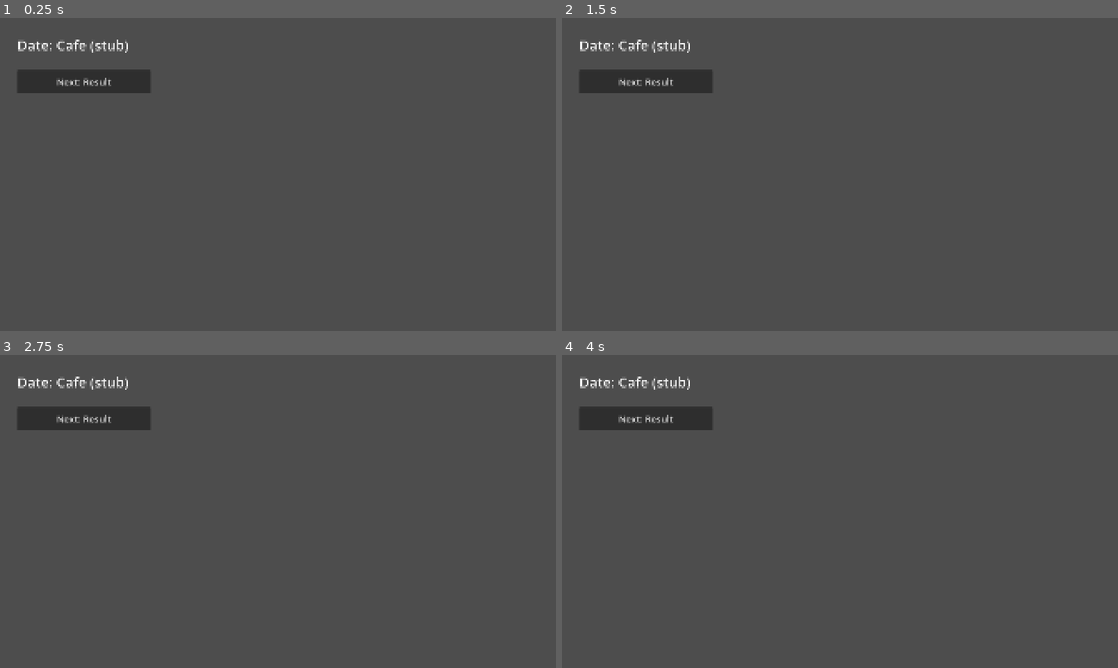
Above: before the commit, frames 1-4 (two rows, left to right).
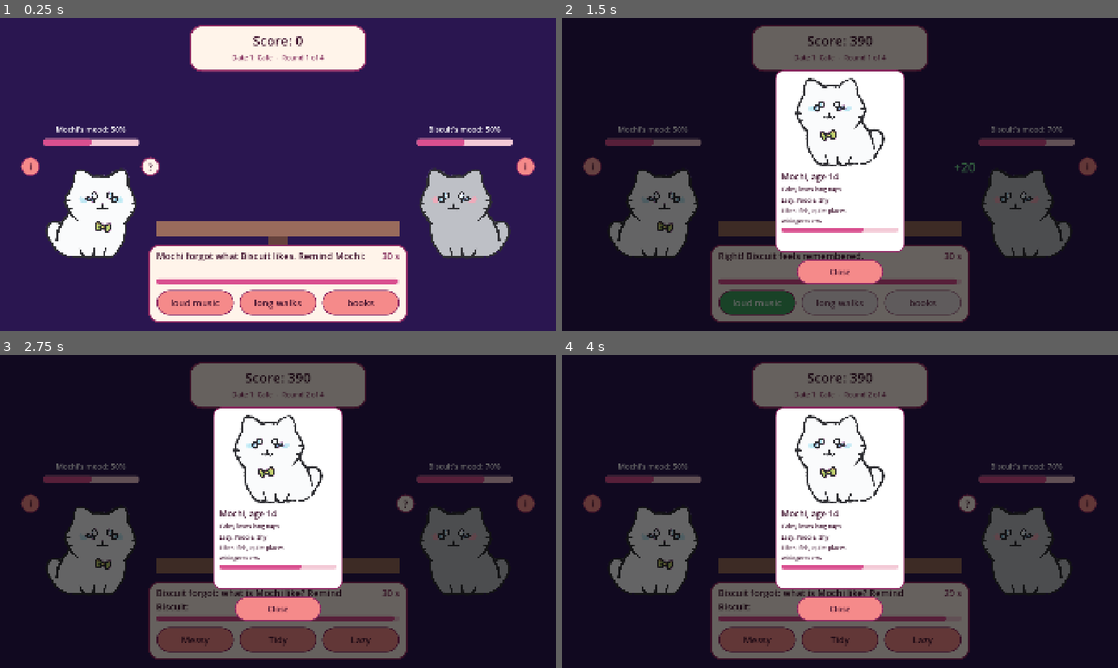
Above: after the commit, the same moments.

Repository: aruorg/pawfect-match-game
Game: Godot game, scene res://scenes/date.tscn
The game is run twice, just before and just after one commit, with the same random seed, the same clock (stepped at 60 frames per second) and the same inputs. This scene is started directly instead of the project's main scene.
Inputs (mouse positions are in pixels of both pictures, inside the frame that each line leads up to):
- Up to frame 1 (0.25 s): no input
- Up to frame 2 (1.5 s): click (756, 302) at 0.5 s, where only the run after the commit has a clickable "loud music"; click (589, 168) at 1.25 s, where only the run after the commit has a clickable "i"
- Up to frame 3 (2.75 s): click (528, 505) at 2 s, where only the run after the commit has a clickable "i"
- Up to frame 4 (4 s): click (756, 639) at 2.75 s, where only the run after the commit has a clickable "Messy"; click (840, 639) at 3.5 s, where only the run after the commit has a clickable "Tidy"

The runs differ from the first frame. In frame 1, 100% of the frame differs, in the area x 0-100%, y 0-100%; in frame 2, 91%; in frame 3, 90%; in frame 4, 90%.

Commit message:
Build cafe date with timed quiz, mood meters and profile popups
Co-Authored-By: Claude Fable 5.2 <noreply@anthropic.com>

Diff:
--- a/scenes/date.tscn
+++ b/scenes/date.tscn
@@ -1,6 +1,10 @@
-[gd_scene load_steps=2 format=3]
+[gd_scene load_steps=4 format=3]
 
 [ext_resource type="Script" path="res://scripts/date.gd" id="1_script"]
+
+[ext_resource type="Theme" path="res://assets/ui/lofi_theme.tres" id="2_theme"]
+
+[ext_resource type="PackedScene" path="res://scenes/cat_card.tscn" id="3_card"]
 
 [node name="Date" type="Control"]
 layout_mode = 3
@@ -9,24 +13,292 @@
 anchor_bottom = 1.0
 grow_horizontal = 2
 grow_vertical = 2
+theme = ExtResource("2_theme")
 script = ExtResource("1_script")
 
-[node name="TitleLabel" type="Label" parent="."]
-layout_mode = 0
-offset_left = 60.0
-offset_top = 60.0
-offset_right = 1000.0
-offset_bottom = 140.0
-theme_override_font_sizes/font_size = 48
-text = "Date: Cafe (stub)"
-
-[node name="NextButton" type="Button" parent="."]
-layout_mode = 0
-offset_left = 60.0
+[node name="Background" type="ColorRect" parent="."]
+layout_mode = 1
+anchors_preset = 15
+anchor_right = 1.0
+anchor_bottom = 1.0
+grow_horizontal = 2
+grow_vertical = 2
+color = Color(0.165, 0.086, 0.314, 1)
+
+[node name="TableLeg" type="ColorRect" parent="."]
+layout_mode = 0
+offset_left = 924.0
+offset_top = 754.0
+offset_right = 996.0
+offset_bottom = 780.0
+color = Color(0.4, 0.26, 0.24, 1)
+
+[node name="TableTop" type="ColorRect" parent="."]
+layout_mode = 0
+offset_left = 540.0
+offset_top = 700.0
+offset_right = 1380.0
+offset_bottom = 754.0
+color = Color(0.6, 0.42, 0.36, 1)
+
+[node name="TopPanel" type="Panel" parent="."]
+layout_mode = 0
+offset_left = 654.0
+offset_top = 24.0
+offset_right = 1266.0
+offset_bottom = 186.0
+
+[node name="ScoreLabel" type="Label" parent="TopPanel"]
+layout_mode = 0
+offset_top = 21.0
+offset_right = 612.0
+offset_bottom = 87.0
+theme_override_font_sizes/font_size = 46
+text = "Score: 0"
+horizontal_alignment = 1
+
+[node name="RoundLabel" type="Label" parent="TopPanel"]
+layout_mode = 0
+offset_top = 96.0
+offset_right = 612.0
+offset_bottom = 135.0
+theme_override_colors/font_color = Color(0.478, 0.122, 0.322, 1)
+theme_override_font_sizes/font_size = 24
+text = "Date 1: Cafe  -  Round 1 of 4"
+horizontal_alignment = 1
+
+[node name="MoodLabelA" type="Label" parent="."]
+layout_mode = 0
+offset_left = 120.0
+offset_top = 366.0
+offset_right = 510.0
+offset_bottom = 408.0
+theme_override_colors/font_color = Color(1, 1, 1, 1)
+theme_override_font_sizes/font_size = 26
+text = "Cat's mood: 0%"
+horizontal_alignment = 1
+
+[node name="MoodBarA" type="ProgressBar" parent="."]
+layout_mode = 0
+offset_left = 150.0
+offset_top = 417.0
+offset_right = 480.0
+offset_bottom = 441.0
+show_percentage = false
+
+[node name="CatAPicture" type="TextureRect" parent="."]
+layout_mode = 0
+offset_left = 150.0
+offset_top = 465.0
+offset_right = 480.0
+offset_bottom = 885.0
+expand_mode = 1
+stretch_mode = 5
+
+[node name="MoodLabelB" type="Label" parent="."]
+layout_mode = 0
+offset_left = 1410.0
+offset_top = 366.0
+offset_right = 1800.0
+offset_bottom = 408.0
+theme_override_colors/font_color = Color(1, 1, 1, 1)
+theme_override_font_sizes/font_size = 26
+text = "Cat's mood: 0%"
+horizontal_alignment = 1
+
+[node name="MoodBarB" type="ProgressBar" parent="."]
+layout_mode = 0
+offset_left = 1440.0
+offset_top = 417.0
+offset_right = 1770.0
+offset_bottom = 441.0
+show_percentage = false
+
+[node name="CatBPicture" type="TextureRect" parent="."]
+layout_mode = 0
+offset_left = 1440.0
+offset_top = 465.0
+offset_right = 1770.0
+offset_bottom = 885.0
+expand_mode = 1
+stretch_mode = 5
+
+[node name="QuestionPanel" type="Panel" parent="."]
+layout_mode = 0
+offset_left = 510.0
+offset_top = 780.0
+offset_right = 1410.0
+offset_bottom = 1053.0
+
+[node name="QuestionLabel" type="Label" parent="QuestionPanel"]
+layout_mode = 0
+offset_left = 30.0
+offset_top = 18.0
+offset_right = 750.0
+offset_bottom = 108.0
+theme_override_font_sizes/font_size = 32
+text = "Question"
+autowrap_mode = 3
+
+[node name="TimeLabel" type="Label" parent="QuestionPanel"]
+layout_mode = 0
+offset_left = 760.0
+offset_top = 18.0
+offset_right = 870.0
+offset_bottom = 66.0
+theme_override_colors/font_color = Color(0.478, 0.122, 0.322, 1)
+theme_override_font_sizes/font_size = 32
+text = "30 s"
+horizontal_alignment = 2
+
+[node name="TimerBar" type="ProgressBar" parent="QuestionPanel"]
+layout_mode = 0
+offset_left = 30.0
+offset_top = 120.0
+offset_right = 870.0
+offset_bottom = 138.0
+max_value = 30.0
+value = 30.0
+show_percentage = false
+
+[node name="Options" type="HBoxContainer" parent="QuestionPanel"]
+layout_mode = 0
+offset_left = 30.0
+offset_top = 159.0
+offset_right = 870.0
+offset_bottom = 246.0
+theme_override_constants/separation = 18
+
+[node name="Option1" type="Button" parent="QuestionPanel/Options"]
+layout_mode = 2
+size_flags_horizontal = 3
+theme_override_font_sizes/font_size = 32
+text = "Option 1"
+
+[node name="Option2" type="Button" parent="QuestionPanel/Options"]
+layout_mode = 2
+size_flags_horizontal = 3
+theme_override_font_sizes/font_size = 32
+text = "Option 2"
+
+[node name="Option3" type="Button" parent="QuestionPanel/Options"]
+layout_mode = 2
+size_flags_horizontal = 3
+theme_override_font_sizes/font_size = 32
+text = "Option 3"
+
+[node name="ProfileBubbleA" type="Button" parent="."]
+layout_mode = 0
+offset_left = 72.0
+offset_top = 480.0
+offset_right = 138.0
+offset_bottom = 546.0
+theme_override_font_sizes/font_size = 30
+text = "i"
+
+[node name="ProfileBubbleB" type="Button" parent="."]
+layout_mode = 0
+offset_left = 1782.0
+offset_top = 480.0
+offset_right = 1848.0
+offset_bottom = 546.0
+theme_override_font_sizes/font_size = 30
+text = "i"
+
+[node name="HelpBubbleA" type="Panel" parent="."]
+visible = false
+layout_mode = 0
+offset_left = 486.0
+offset_top = 480.0
+offset_right = 552.0
+offset_bottom = 546.0
+
+[node name="Label" type="Label" parent="HelpBubbleA"]
+layout_mode = 0
+offset_right = 66.0
+offset_bottom = 66.0
+theme_override_font_sizes/font_size = 36
+text = "?"
+horizontal_alignment = 1
+vertical_alignment = 1
+
+[node name="HelpBubbleB" type="Panel" parent="."]
+visible = false
+layout_mode = 0
+offset_left = 1368.0
+offset_top = 480.0
+offset_right = 1434.0
+offset_bottom = 546.0
+
+[node name="Label" type="Label" parent="HelpBubbleB"]
+layout_mode = 0
+offset_right = 66.0
+offset_bottom = 66.0
+theme_override_font_sizes/font_size = 36
+text = "?"
+horizontal_alignment = 1
+vertical_alignment = 1
+
+[node name="MoodChangeA" type="Label" parent="."]
+visible = false
+layout_mode = 0
+offset_left = 492.0
+offset_top = 483.0
+offset_right = 642.0
+offset_bottom = 543.0
+theme_override_colors/font_color = Color(1, 1, 1, 1)
+theme_override_font_sizes/font_size = 44
+text = "+20"
+horizontal_alignment = 0
+
+[node name="MoodChangeB" type="Label" parent="."]
+visible = false
+layout_mode = 0
+offset_left = 1278.0
+offset_top = 483.0
+offset_right = 1428.0
+offset_bottom = 543.0
+theme_override_colors/font_color = Color(1, 1, 1, 1)
+theme_override_font_sizes/font_size = 44
+text = "+20"
+horizontal_alignment = 2
+
+[node name="ProfilePopup" type="Control" parent="."]
+visible = false
+layout_mode = 1
+anchors_preset = 15
+anchor_right = 1.0
+anchor_bottom = 1.0
+grow_horizontal = 2
+grow_vertical = 2
+
+[node name="Dim" type="ColorRect" parent="ProfilePopup"]
+layout_mode = 1
+anchors_preset = 15
+anchor_right = 1.0
+anchor_bottom = 1.0
+grow_horizontal = 2
+grow_vertical = 2
+color = Color(0, 0, 0, 0.6)
+
+[node name="ProfileCard" parent="ProfilePopup" instance=ExtResource("3_card")]
+layout_mode = 0
+offset_left = 735.0
 offset_top = 180.0
-offset_right = 520.0
-offset_bottom = 260.0
-theme_override_font_sizes/font_size = 32
-text = "Next: Result"
-
-[connection signal="pressed" from="NextButton" to="." method="_on_next_button_pressed"]
+offset_right = 1185.0
+offset_bottom = 810.0
+
+[node name="CloseButton" type="Button" parent="ProfilePopup"]
+layout_mode = 0
+offset_left = 810.0
+offset_top = 834.0
+offset_right = 1110.0
+offset_bottom = 918.0
+theme_override_font_sizes/font_size = 28
+text = "Close"
+
+[connection signal="pressed" from="ProfileBubbleA" to="." method="_on_profile_bubble_a_pressed"]
+
+[connection signal="pressed" from="ProfileBubbleB" to="." method="_on_profile_bubble_b_pressed"]
+
+[connection signal="pressed" from="ProfilePopup/CloseButton" to="." method="_on_profile_close_button_pressed"]
--- a/scripts/cat_data.gd
+++ b/scripts/cat_data.gd
@@ -4,6 +4,8 @@
 ##
 ## Each cat is a Dictionary (a set of "key: value" pairs).
 ## The values are placeholders taken from the design canvas.
+## "faces" says which way the cat looks in its picture ("left" or "right"),
+## so screens can mirror it when it should look the other way.
 ## Other scripts read the list with: CatData.CATS
 
 const CATS := [
@@ -15,6 +17,7 @@
 		"likes": ["fish", "quiet places"],
 		"willingness": 70,
 		"image": "res://assets/cats/mochi.png",
+		"faces": "left",
 	},
 	{
 		"name": "Biscuit",
@@ -24,6 +27,7 @@
 		"likes": ["fish", "loud music"],
 		"willingness": 40,
 		"image": "res://assets/cats/biscuit.png",
+		"faces": "left",
 	},
 	{
 		"name": "Pepper",
@@ -33,5 +37,6 @@
 		"likes": ["books", "rainy days"],
 		"willingness": 55,
 		"image": "res://assets/cats/pepper.png",
+		"faces": "right",
 	},
 ]
--- a/scripts/date.gd
+++ b/scripts/date.gd
@@ -1,6 +1,265 @@
 extends Control
-## Date screen (cafe). Stub for now: only a title and a button.
-
-
-func _on_next_button_pressed() -> void:
+## Date screen (cafe): a short quiz about the two cats.
+## Right answers raise a cat's mood, wrong answers and timeouts lower it.
+
+# --- Numbers that decide how the date plays. Change these to tune the game. ---
+
+## Seconds the player has for each question.
+const ROUND_SECONDS := 30.0
+## Seconds the "right / wrong" message stays before the next question.
+const FEEDBACK_SECONDS := 1.5
+
+## Starting mood = START_MOOD + MOOD_PER_HEART for every compatibility heart.
+const START_MOOD := 20
+const MOOD_PER_HEART := 10
+## How much a cat's mood changes after a question about that cat.
+const MOOD_RIGHT := 20
+const MOOD_WRONG := -15
+## A cat "loved it" if its mood is at least this high when the date ends.
+const LOVED_IT_MOOD := 60
+
+## Button colours after answering: the right answer and a wrong pick.
+const RIGHT_COLOR := Color(0.25, 0.65, 0.38)
+const WRONG_COLOR := Color(0.85, 0.28, 0.28)
+## Lighter versions for the "+20" / "-15" text on the dark background.
+const MOOD_UP_COLOR := Color(0.5, 0.95, 0.62)
+const MOOD_DOWN_COLOR := Color(1.0, 0.5, 0.5)
+
+const SCORE_RIGHT := 100
+const SCORE_PER_SECOND_LEFT := 10
+
+# --- What is happening right now ---
+
+var cat_a: Dictionary = {}
+var cat_b: Dictionary = {}
+var mood_a: int = 0
+var mood_b: int = 0
+var score: int = 0
+
+var questions: Array = []
+var round_index: int = 0       # 0 = first round
+var time_left: float = 0.0
+var waiting_for_answer: bool = false
+
+# --- Nodes from the scene ---
+
+@onready var score_label: Label = $TopPanel/ScoreLabel
+@onready var round_label: Label = $TopPanel/RoundLabel
+@onready var picture_a: TextureRect = $CatAPicture
+@onready var picture_b: TextureRect = $CatBPicture
+@onready var mood_label_a: Label = $MoodLabelA
+@onready var mood_label_b: Label = $MoodLabelB
+@onready var mood_bar_a: ProgressBar = $MoodBarA
+@onready var mood_bar_b: ProgressBar = $MoodBarB
+@onready var question_label: Label = $QuestionPanel/QuestionLabel
+@onready var time_label: Label = $QuestionPanel/TimeLabel
+@onready var timer_bar: ProgressBar = $QuestionPanel/TimerBar
+@onready var option_buttons: Array = [
+	$QuestionPanel/Options/Option1,
+	$QuestionPanel/Options/Option2,
+	$QuestionPanel/Options/Option3,
+]
+@onready var help_bubble_a: Panel = $HelpBubbleA
+@onready var help_bubble_b: Panel = $HelpBubbleB
+@onready var mood_change_a: Label = $MoodChangeA
+@onready var mood_change_b: Label = $MoodChangeB
+@onready var profile_popup: Control = $ProfilePopup
+@onready var profile_card = $ProfilePopup/ProfileCard
+
+
+func _ready() -> void:
+	# If this screen is run on its own for testing (F6), use the first two cats.
+	if GameState.cat_a.is_empty() or GameState.cat_b.is_empty():
+		GameState.cat_a = CatData.CATS[0]
+		GameState.cat_b = CatData.CATS[1]
+	cat_a = GameState.cat_a
+	cat_b = GameState.cat_b
+
+	picture_a.texture = load(cat_a["image"])
+	picture_b.texture = load(cat_b["image"])
+
+	# Mirror a picture when the cat would look away from the table.
+	# The left cat should look right, the right cat should look left.
+	picture_a.flip_h = cat_a["faces"] == "left"
+	picture_b.flip_h = cat_b["faces"] == "right"
+
+	# Better matched cats start the date in a better mood.
+	var hearts: int = Compatibility.check(cat_a, cat_b)["hearts"]
+	mood_a = START_MOOD + MOOD_PER_HEART * hearts
+	mood_b = mood_a
+
+	questions = DateQuestions.make_questions(cat_a, cat_b)
+
+	# Tell each answer button to call _on_option_pressed with its own number.
+	for i in option_buttons.size():
+		option_buttons[i].pressed.connect(_on_option_pressed.bind(i))
+
+	timer_bar.max_value = ROUND_SECONDS
+	_update_display()
+	_start_round()
+
+
+## Godot calls _process many times per second. "delta" is the time since the
+## last call, so subtracting it makes time_left count down in real seconds.
+func _process(delta: float) -> void:
+	if not waiting_for_answer:
+		return
+	time_left -= delta
+	timer_bar.value = time_left
+	time_label.text = "%d s" % ceili(time_left)
+	if time_left <= 0.0:
+		_finish_round("")  # empty answer = the player ran out of time
+
+
+func _start_round() -> void:
+	var question: Dictionary = questions[round_index]
+	round_label.text = "Date 1: Cafe  -  Round %d of %d" % [round_index + 1, questions.size()]
+	question_label.text = question["text"]
+	for i in option_buttons.size():
+		option_buttons[i].text = question["options"][i]
+		option_buttons[i].disabled = false
+		_clear_button_color(option_buttons[i])
+
+	# The "?" goes next to the cat who forgot. That is the OTHER cat than the
+	# one the question is about: a question about cat B means cat A forgot.
+	help_bubble_a.visible = question["about"] == "b"
+	help_bubble_b.visible = question["about"] == "a"
+	mood_change_a.hide()
+	mood_change_b.hide()
+
+	time_left = ROUND_SECONDS
+	waiting_for_answer = true
+
+
+func _on_option_pressed(index: int) -> void:
+	if waiting_for_answer:
+		_finish_round(option_buttons[index].text)
+
+
+## Checks the answer, changes mood and score, then moves on.
+func _finish_round(answer: String) -> void:
+	waiting_for_answer = false
+	profile_popup.hide()  # in case time ran out while a profile was open
+	help_bubble_a.hide()
+	help_bubble_b.hide()
+	for button in option_buttons:
+		button.disabled = true
+
+	var question: Dictionary = questions[round_index]
+	var is_right: bool = answer == question["correct"]
+
+	# Colour the buttons: the right answer turns green,
+	# and a wrong pick turns red.
+	for button in option_buttons:
+		if button.text == question["correct"]:
+			_color_button(button, RIGHT_COLOR)
+		elif button.text == answer:
+			_color_button(button, WRONG_COLOR)
+	var mood_change: int = MOOD_RIGHT if is_right else MOOD_WRONG
+
+	# Only the cat the question is about reacts.
+	var about_name: String
+	var mood_change_label: Label
+	if question["about"] == "a":
+		mood_a = clampi(mood_a + mood_change, 0, 100)
+		about_name = cat_a["name"]
+		mood_change_label = mood_change_a
+	else:
+		mood_b = clampi(mood_b + mood_change, 0, 100)
+		about_name = cat_b["name"]
+		mood_change_label = mood_change_b
+
+	# Show "+20" or "-15" next to the cat whose mood just changed.
+	# "%+d" writes a number with its plus or minus sign.
+	mood_change_label.text = "%+d" % mood_change
+	mood_change_label.add_theme_color_override(
+		"font_color", MOOD_UP_COLOR if is_right else MOOD_DOWN_COLOR
+	)
+	mood_change_label.show()
+
+	if is_right:
+		score += SCORE_RIGHT + SCORE_PER_SECOND_LEFT * int(time_left)
+		question_label.text = "Right! %s feels remembered." % about_name
+	elif answer == "":
+		question_label.text = "Too slow! The answer was: %s." % question["correct"]
+	else:
+		question_label.text = "Oops, that's not it. The answer was: %s." % question["correct"]
+
+	_update_display()
+
+	# Wait a moment so the player can read the message.
+	await get_tree().create_timer(FEEDBACK_SECONDS).timeout
+
+	round_index += 1
+	if round_index < questions.size():
+		_start_round()
+	else:
+		_end_date()
+
+
+## Paints an answered (disabled) button in one colour with white text.
+func _color_button(button: Button, color: Color) -> void:
+	# Copy the button's normal look and change only its background colour.
+	var style := button.get_theme_stylebox("normal").duplicate() as StyleBoxFlat
+	style.bg_color = color
+	button.add_theme_stylebox_override("disabled", style)
+	button.add_theme_color_override("font_disabled_color", Color.WHITE)
+
+
+## Removes the colour again, so the button looks normal in the next round.
+func _clear_button_color(button: Button) -> void:
+	button.remove_theme_stylebox_override("disabled")
+	button.remove_theme_color_override("font_disabled_color")
+
+
+## Shows the current moods and score on screen.
+func _update_display() -> void:
+	mood_label_a.text = "%s's mood: %d%%" % [cat_a["name"], mood_a]
+	mood_label_b.text = "%s's mood: %d%%" % [cat_b["name"], mood_b]
+	mood_bar_a.value = mood_a
+	mood_bar_b.value = mood_b
+	score_label.text = "Score: %d" % score
+
+
+## Opens one cat's profile card on top of the date.
+## The timer keeps running while it is open, so looking things up costs time.
+func _show_profile(cat: Dictionary) -> void:
+	profile_card.setup(cat)
+	profile_card.show_as_profile()
+	profile_popup.show()
+
+
+func _on_profile_bubble_a_pressed() -> void:
+	_show_profile(cat_a)
+
+
+func _on_profile_bubble_b_pressed() -> void:
+	_show_profile(cat_b)
+
+
+func _on_profile_close_button_pressed() -> void:
+	profile_popup.hide()
+
+
+## Works out how the date went and opens the result screen.
+func _end_date() -> void:
+	var a_loved_it: bool = mood_a >= LOVED_IT_MOOD
+	var b_loved_it: bool = mood_b >= LOVED_IT_MOOD
+
+	var outcome: String = "Failed"
+	if a_loved_it and b_loved_it:
+		outcome = "Great"
+	elif a_loved_it or b_loved_it:
+		outcome = "Okay"
+
+	GameState.mood_a = mood_a
+	GameState.mood_b = mood_b
+	GameState.score = score
+	GameState.last_outcome = outcome
+
+	# Shows up in Godot's Output panel, handy for checking while testing.
+	print("Date outcome: %s  (%s %d%%, %s %d%%, score %d)" % [
+		outcome, cat_a["name"], mood_a, cat_b["name"], mood_b, score,
+	])
+
 	get_tree().change_scene_to_file("res://scenes/result.tscn")
--- /dev/null
+++ b/scripts/date_questions.gd
@@ -0,0 +1,58 @@
+class_name DateQuestions
+extends RefCounted
+## Builds the questions for one date.
+##
+## In every question one cat has forgotten something about the other cat,
+## and the player has to pick the right answer out of three.
+## Other scripts use it with: DateQuestions.make_questions(cat_a, cat_b)
+
+## Extra wrong answers that no cat has, so there are always enough to pick from.
+const EXTRA_LIKES := ["cardboard boxes", "sunny windows", "long walks"]
+const EXTRA_TRAITS := ["Brave", "Messy", "Curious"]
+
+
+## Returns four questions: two about each cat, taking turns.
+## Each question is a Dictionary with:
+##   "about":   "a" or "b" - which cat the question is about
+##   "text":    the question shown to the player
+##   "options": three answers in random order
+##   "correct": the right answer
+static func make_questions(cat_a: Dictionary, cat_b: Dictionary) -> Array:
+	var about_b: Array = _questions_about(cat_b, cat_a, "b")
+	var about_a: Array = _questions_about(cat_a, cat_b, "a")
+	return [about_b[0], about_a[0], about_b[1], about_a[1]]
+
+
+## Makes the two questions about one cat: one on a like, one on a trait.
+static func _questions_about(cat: Dictionary, forgetful_cat: Dictionary, about: String) -> Array:
+	var like_question: Dictionary = _make_question(
+		cat, about, "likes", EXTRA_LIKES,
+		"%s forgot what %s likes. Remind %s:" % [forgetful_cat["name"], cat["name"], forgetful_cat["name"]]
+	)
+	var trait_question: Dictionary = _make_question(
+		cat, about, "traits", EXTRA_TRAITS,
+		"%s forgot: what is %s like? Remind %s:" % [forgetful_cat["name"], cat["name"], forgetful_cat["name"]]
+	)
+	var questions: Array = [like_question, trait_question]
+	questions.shuffle()  # random order, so the like question is not always first
+	return questions
+
+
+## Makes one question. "key" is "likes" or "traits" - which list of the cat to use.
+static func _make_question(cat: Dictionary, about: String, key: String, extras: Array, text: String) -> Dictionary:
+	# The right answer: one random entry from the cat's own list.
+	var correct: String = cat[key].pick_random()
+
+	# The wrong answers: everything the OTHER cats have that this cat does not,
+	# plus the extras. Two of them are picked at random.
+	var wrong_pool: Array = extras.duplicate()
+	for other_cat in CatData.CATS:
+		for item in other_cat[key]:
+			if not cat[key].has(item) and not wrong_pool.has(item):
+				wrong_pool.append(item)
+	wrong_pool.shuffle()
+
+	var options: Array = [correct, wrong_pool[0], wrong_pool[1]]
+	options.shuffle()
+
+	return {"about": about, "text": text, "options": options, "correct": correct}
--- a/scripts/game_state.gd
+++ b/scripts/game_state.gd
@@ -13,6 +13,11 @@
 ## Result of the last date: "Great", "Okay" or "Failed". Empty before any date.
 var last_outcome: String = ""
 
+## How the last date ended: each cat's mood (0 to 100) and the player's score.
+var mood_a: int = 0
+var mood_b: int = 0
+var score: int = 0
+
 ## Rewards the player has collected so far.
 var treats: int = 0
 var xp: int = 0
Not shown, added: scripts/date_questions.gd.uid
